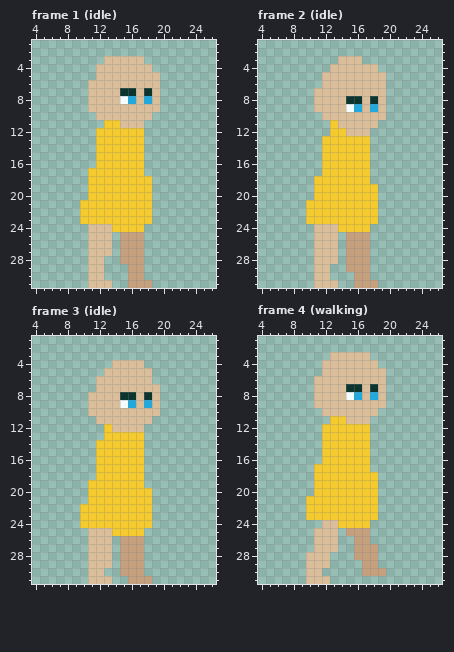
One commit to this pixel-art file: Resources/characters/Glimera.aseprite. Above, as it was before the edit.
32x32 pixels, 9 frames. Shown: frame 1 (idle): x 4..26, y 1..31; frame 2 (idle): x 4..26, y 1..31; frame 3 (idle): x 4..26, y 1..31; frame 4 (walking): x 4..26, y 1..31. The commit also changed other frames, which this record leaves out.
After:
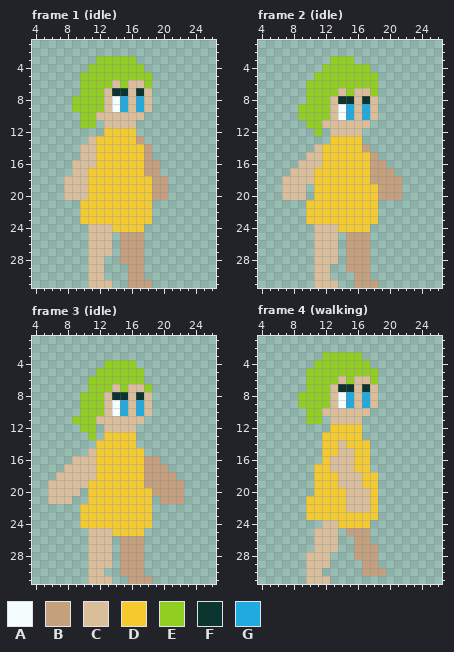
Palette (. is transparent): A #f5feff  B #c5a07d  C #dabe9a  D #f4ca2f  E #91ce22  F #0d352f  G #1fabe0
The edit:
layer "Camada 3" added
layer "Camada 4" added
Changed rows in their new state; - is an unchanged pixel.
Frame 1 (idle), layers "Camada 4", "Camada 2", "Camada 3":
first column x 8:
 3 ----EEEEE.---
 4 ---EEEEEEE.--
 5 --EEEEEEEEE.-
 6 --EEEE-E--E.-
 7 --EEE-F-CFC.-
 8 -EEEE-AGCGC.-
 9 -EEEE-AG-G-.-
10 --EE------.--
11 --EE-CC--.---
12 ----.----.---
13 ---C-----B---
14 --CC------B--
15 --CC------B--
16 -CCC------BB-
17 -CC-------BB-
18 CCC--------BB
19 CCC--------BB
20 CCC--------BB
Frame 2 (idle), layers "Camada 4", "Camada 2", "Camada 3":
first column x 7:
 3 ------EEE.-----
 4 -----EEEEEE.---
 5 ----EEEEEEEE.--
 6 ---EEEEEEEEE.--
 7 ---EEEE-E--E.--
 8 ---EEE-F-CFC.--
 9 --EEEE-AGCGC.--
10 --EEEE-AG-G-.--
11 ---EECC----.---
12 ----E-CC--.----
13 -----.----.----
14 ----C-----B----
15 ---CC------B---
16 --CCC------BB--
17 -CCCD------BBB-
18 CCCC-------BBBB
19 CCC---------BBB
20 CCC---------BBB
Frame 3 (idle), layers "Camada 4", "Camada 2", "Camada 3":
first column x 6:
 4 -------EEEE.-----
 5 ------EEEEEE.----
 6 -----EEEEEEE.----
 7 -----EEE-E--E.---
 8 ----EEE-F-CFC.---
 9 ----EEE-AGCGC.---
10 ----EEE-AG-G-.---
11 ---EEE------.----
12 ----EE-C---.-----
13 -----E-----.-----
14 -----------.-----
15 -----C-----------
16 ---CCC------BB---
17 --CCCC------BBB--
18 -CCCCC------BBBB-
19 CCCCC-------BBBBB
20 CCCC---------BBBB
21 CCC-----------BBB
Frame 4 (walking), layers "Camada 4", "Camada 2":
first column x 9:
 3 ---EEEEE.--
 4 --EEEEEEE.-
 5 -EEEEEEEEE.
 6 -EEEE-E--E.
 7 -EEE-F-CFC.
 8 EEEE-AGCGC.
 9 EEEE-AG-G-.
10 -EE------.-
11 -EE-CC--.--
12 ---.----.--
13 --------.--
14 -----C-----
15 -----CC----
16 ----CCC----
17 ----CCC----
18 -----CCC---
19 -----CCC---
20 ------CCC--
21 ------CCC--
22 ------CCC--
